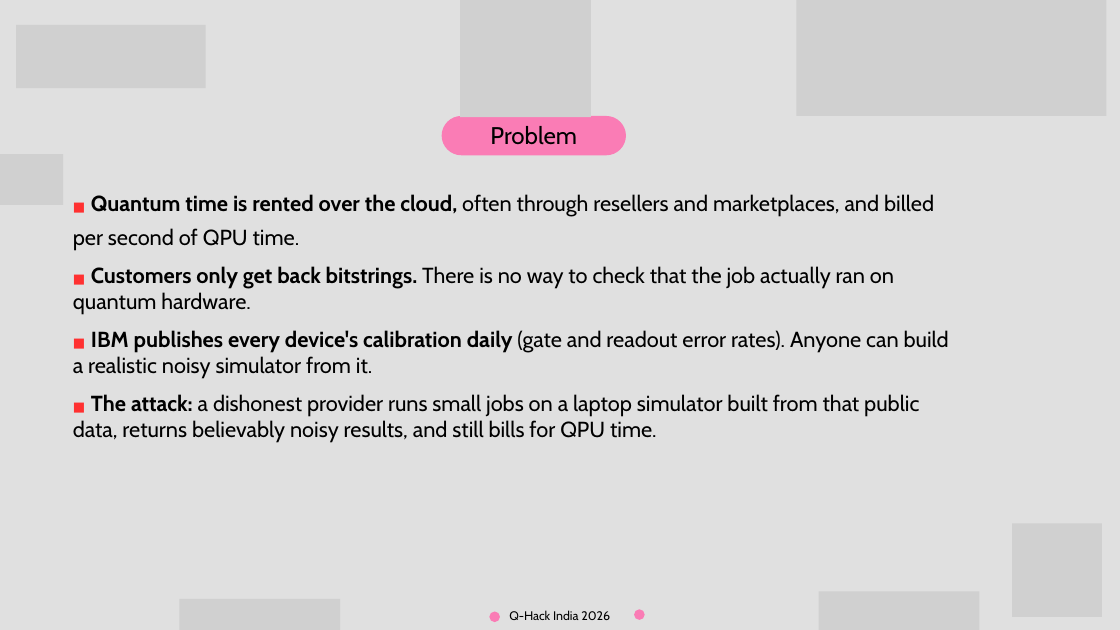
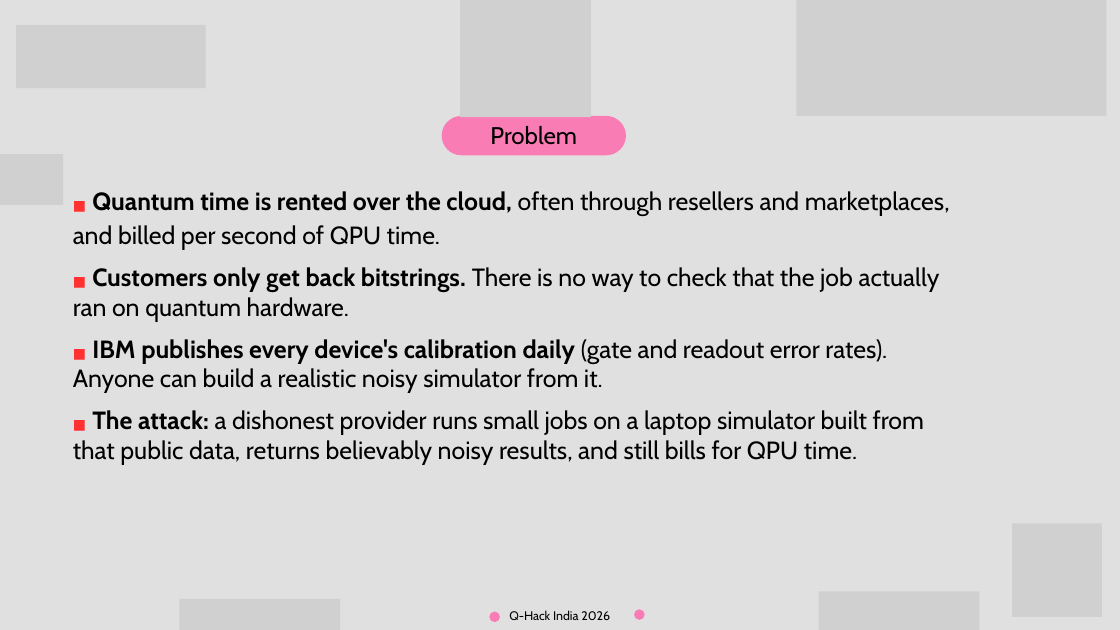
Before and after one commit to Karthikeya47/GhostQPU, a slide deck: slide 2 of docs/GhostQPU_QHack_India26.pptx. Drawn at 1120x630 pixels with LibreOffice and Linux fonts; fonts in the diff are those of the drawing; grey boxes stand for pictures. Boxes give left, top, right and bottom in pixels: in the first picture for what was removed or moved away, otherwise in the second. Text is boxed around its words. In the diff, an @@ line names an element or a change of style, - is before the commit and + after.

```diff
--- a/docs/GhostQPU_QHack_India26.pptx
+++ b/docs/GhostQPU_QHack_India26.pptx
@@ text "■ Quantum time is rented ..." at (73,191,950,465): size 16.8 to 18 pt in "■", "■", "■", "■"; size 28 to 32 pt @@
```
Also in this commit, not shown: 5 other slides changed, 1 other file.
